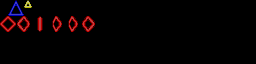
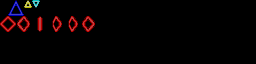
Before/after of a 256x64 layered artwork. What changed in the layer stack:
painted on "sprites.png" over <box>32,0,40,8</box>
